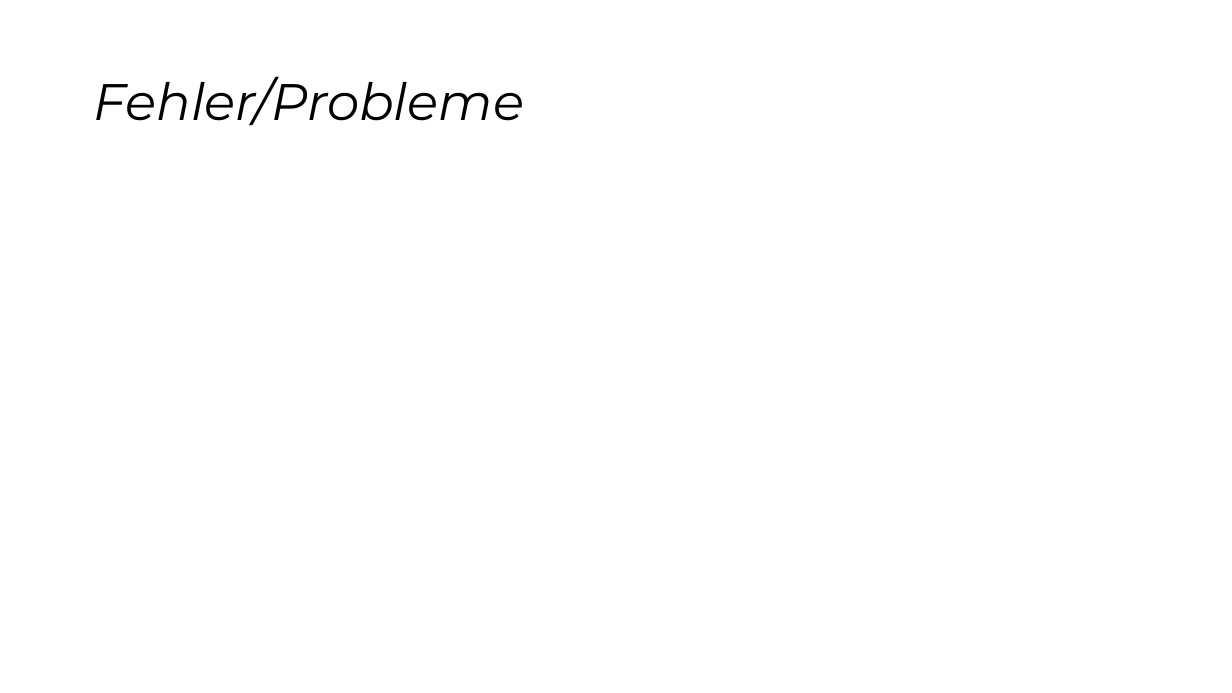
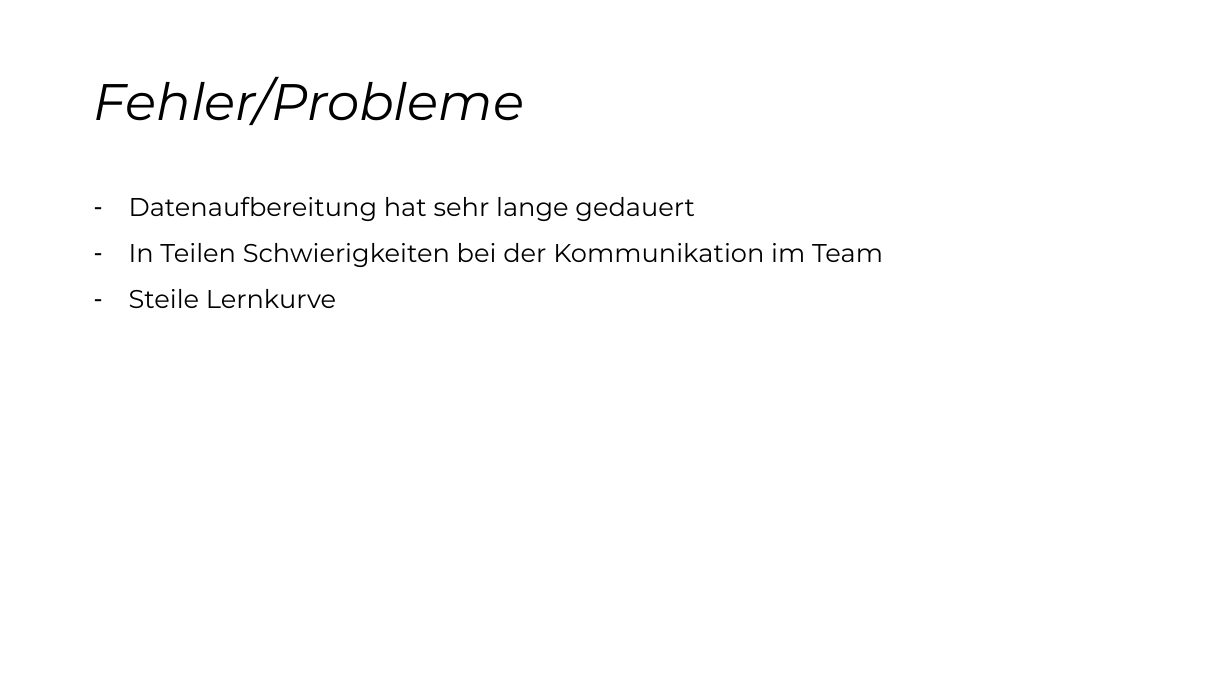
Before and after one commit to snw7/OC1-team-1, a slide deck: slide 11 of praesentation/abschluss-praesentation.pptx. Drawn at 1232x693 pixels with LibreOffice and Linux fonts; fonts in the diff are those of the drawing. Boxes give left, top, right and bottom in pixels: in the first picture for what was removed or moved away, otherwise in the second. Text is boxed around its words. In the diff, an @@ line names an element or a change of style, - is before the commit and + after.

```diff
--- a/praesentation/abschluss-praesentation.pptx
+++ b/praesentation/abschluss-praesentation.pptx
@@ text added at [129,197,883,308], 20 pt, text #000000 @@
+– Datenaufbereitung hat sehr lange gedauert
+– In Teilen Schwierigkeiten bei der Kommunikation im Team
+– Steile Lernkurve
```
Also in this commit, not shown: 1 other file.
